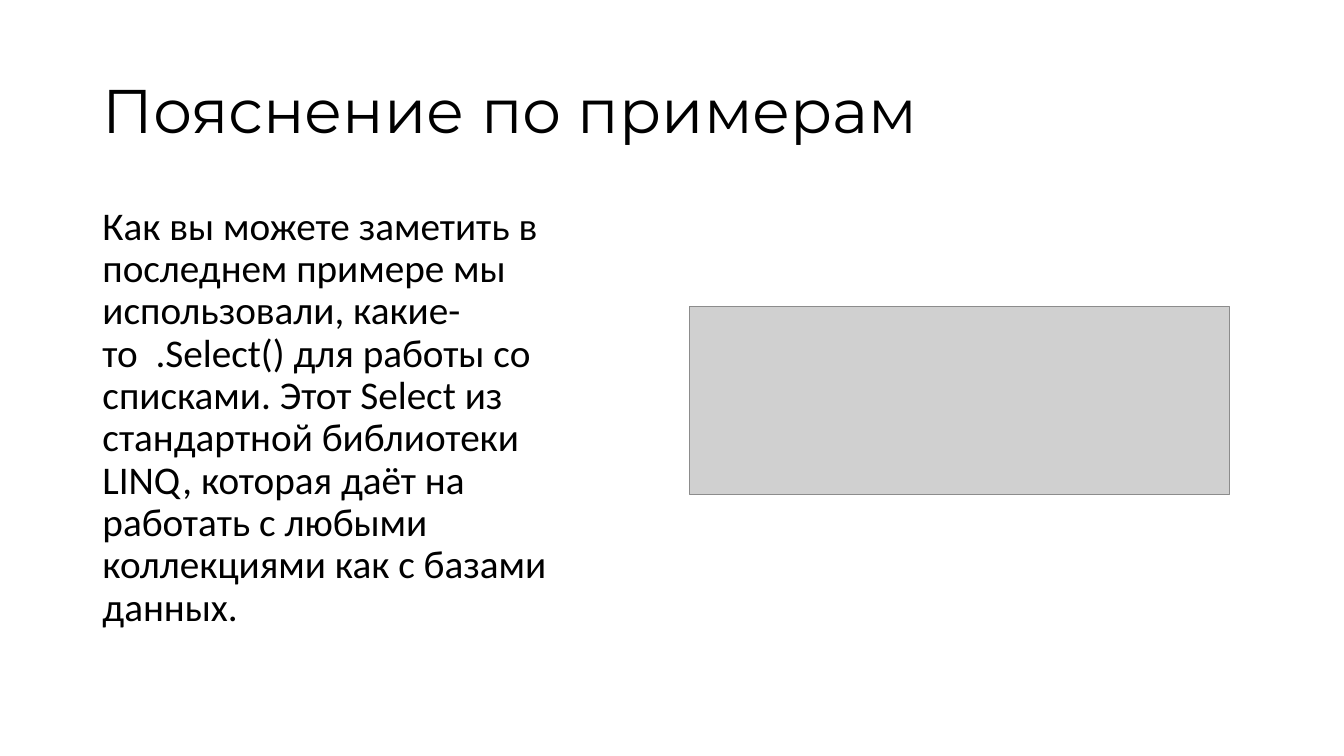
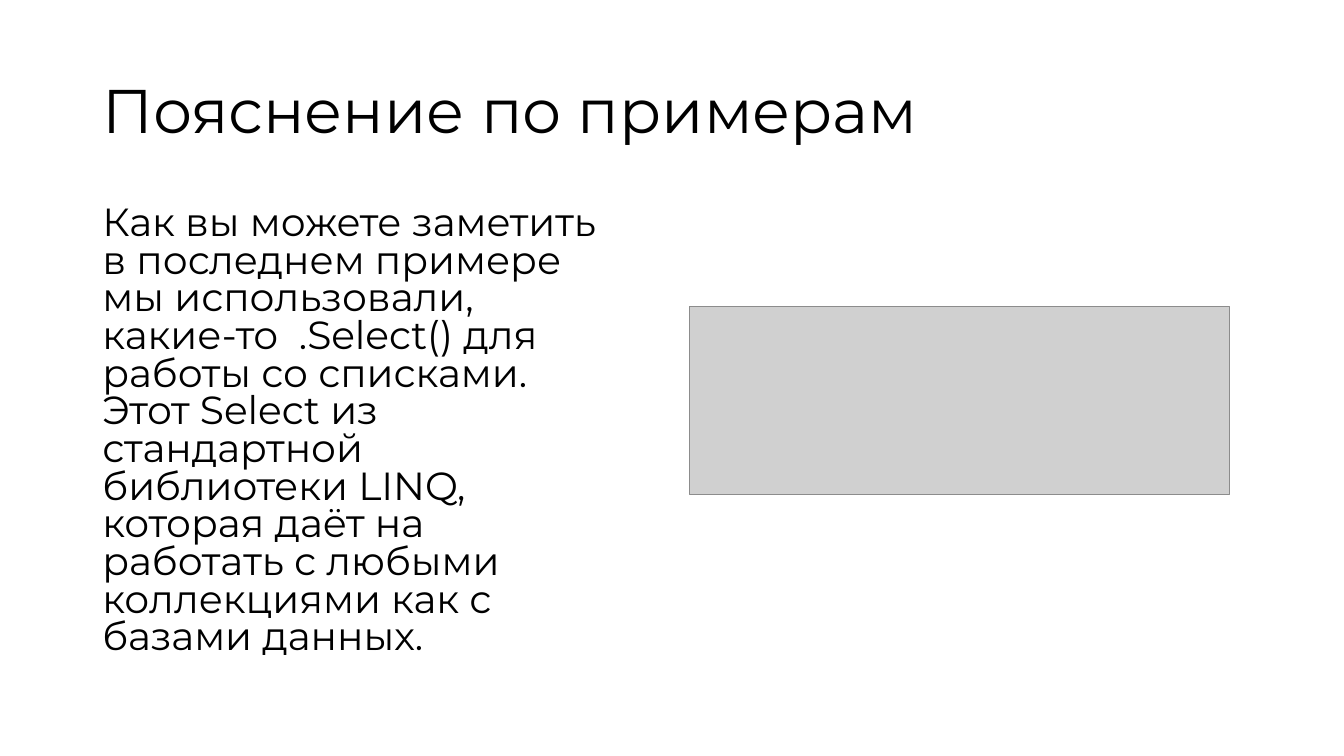
Before and after one commit to suai-materials/abstracts, a slide deck: slide 6 of IT/Лабораторные работы/Тест.pptx (slide 5 before the commit). Drawn at 1344x756 pixels with LibreOffice and Linux fonts; fonts in the diff are those of the drawing; grey boxes stand for pictures. Boxes give left, top, right and bottom in pixels: in the first picture for what was removed or moved away, otherwise in the second. Text is boxed around its words. In the diff, an @@ line names an element or a change of style, - is before the commit and + after.

```diff
--- a/IT/Лабораторные работы/Тест.pptx
+++ b/IT/Лабораторные работы/Тест.pptx
@@ text "Как вы можете заметить в ..." at box(102, 208, 596, 655): font Calibri to Montserrat; line spacing 0.9 to 0.8 @@
```
Also in this commit, not shown: 2 other slides changed, 8 slides added, 1 slide removed, 2 other files.
